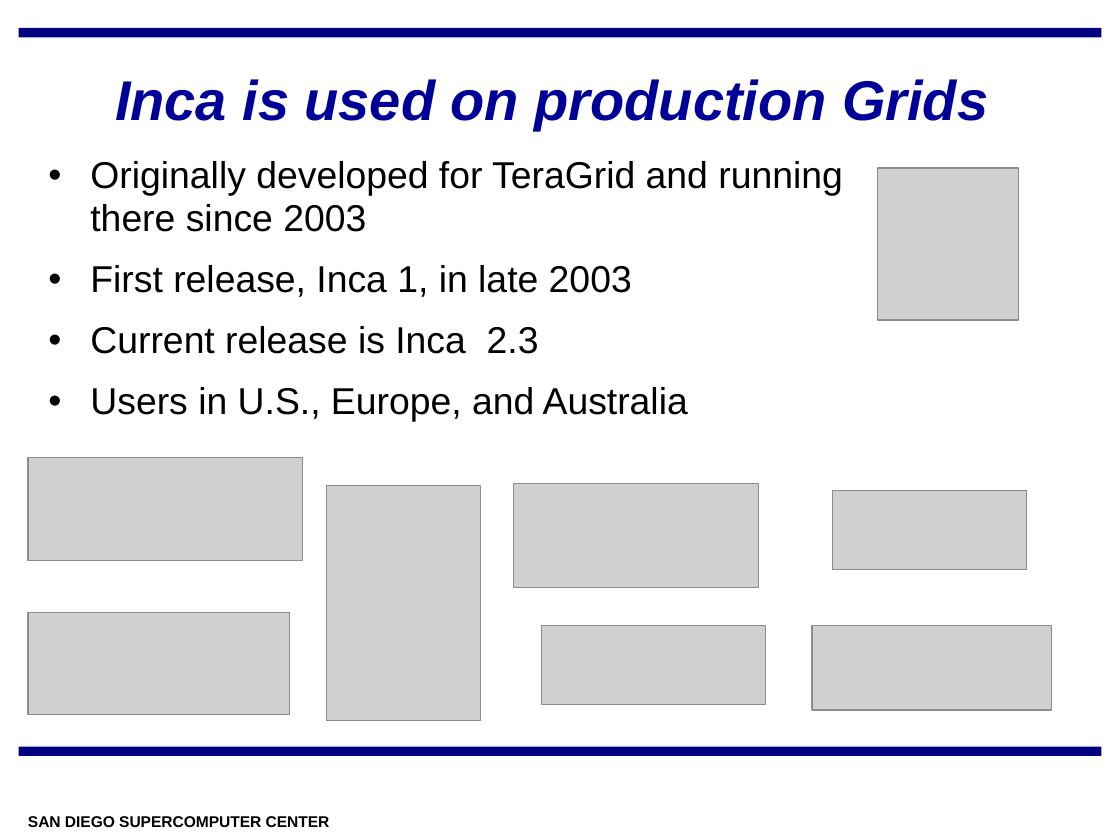
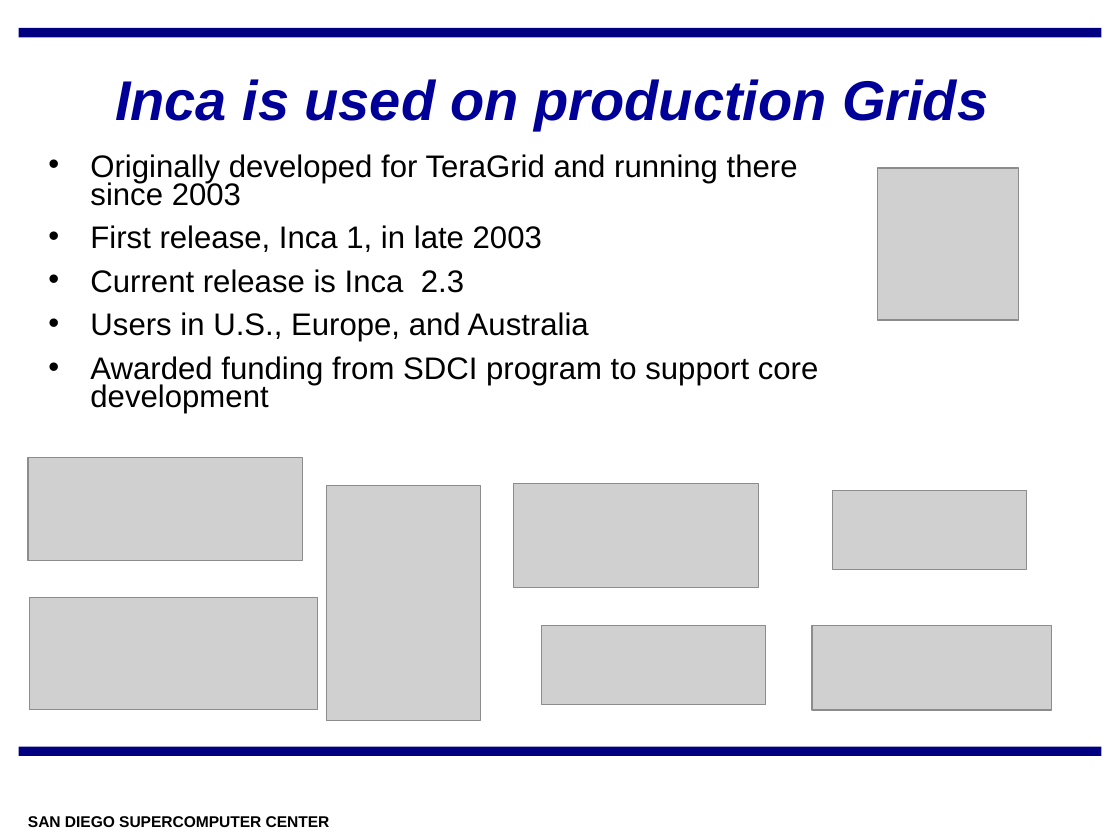
Before and after one commit to IncaProject/inca-xsede, a slide deck: slide 3 of talks/inca-nsf_02-08.ppt. Drawn at 1120x840 pixels with LibreOffice and Linux fonts; fonts in the diff are those of the drawing; grey boxes stand for pictures; background and template pictures are left out. Boxes give left, top, right and bottom in pixels: in the first picture for what was removed or moved away, otherwise in the second. Text is boxed around its words. In the diff, an @@ line names an element or a change of style, - is before the commit and + after.

```diff
--- a/talks/inca-nsf_02-08.ppt
+++ b/talks/inca-nsf_02-08.ppt
@@ text at (90, 154, 798, 342): size 24 to 20 pt in "Originally developed for TeraGrid and running there ...", "First release, Inca 1, in late 2003", "Current release is Inca 2.3", "Users in U.S., Europe, and Australia"; line spacing 0.95 to 0.75; less space between paragraphs @@
@@ text at (90, 356, 819, 413): paragraph added @@
+• Awarded funding from SDCI program to support core development
@@ picture: place and size @@
-picture at (28, 613, 289, 715)
+picture at (29, 598, 317, 709)
```
Also in this commit, not shown: 3 other slides changed.
